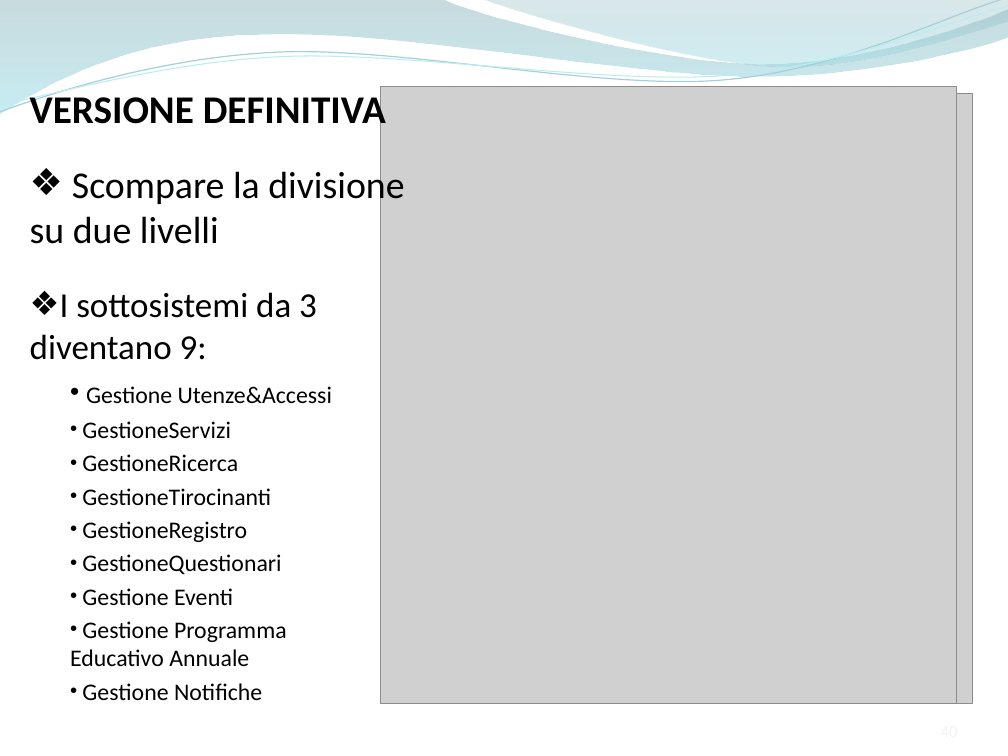
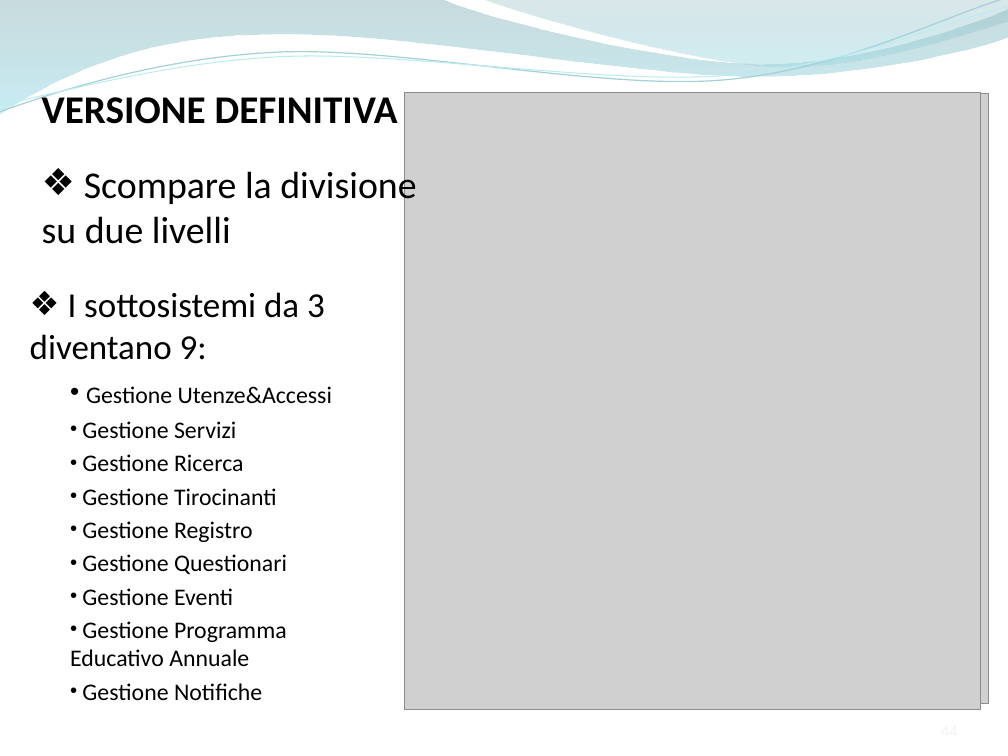
Before and after one commit to ammirate/at-silo, a slide deck: slide 44 of Presentazione/Atsilo2/Atsilo_M_PresentazioneFinale.pptx (slide 40 before the commit). Drawn at 1008x756 pixels with LibreOffice and Linux fonts; fonts in the diff are those of the drawing; grey boxes stand for pictures. Boxes give left, top, right and bottom in pixels: in the first picture for what was removed or moved away, otherwise in the second. Text is boxed around its words. In the diff, an @@ line names an element or a change of style, - is before the commit and + after.

Commit message:
[wt m]

```diff
--- a/Presentazione/Atsilo2/Atsilo_M_PresentazioneFinale.pptx
+++ b/Presentazione/Atsilo2/Atsilo_M_PresentazioneFinale.pptx
@@ text "VERSIONE DEFINITIVA": place and size @@
-text "VERSIONE DEFINITIVA" at box(30, 90, 404, 244)
+text "VERSIONE DEFINITIVA" at box(42, 90, 416, 244)
@@ picture: place and size @@
-picture at box(381, 86, 957, 703)
+picture at box(405, 93, 981, 710)
@@ picture: place and size @@
-picture at box(401, 93, 973, 703)
+picture at box(416, 93, 988, 703)
@@ text at box(82, 421, 287, 574): spaces changed @@
-  • GestioneServizi
-  • GestioneRicerca
-  • GestioneTirocinanti
-  • GestioneRegistro
-  • GestioneQuestionari
+  • Gestione Servizi
+  • Gestione Ricerca
+  • Gestione Tirocinanti
+  • Gestione Registro
+  • Gestione Questionari
```
Also in this commit, not shown: 3 other slides changed, 11 slides added.
